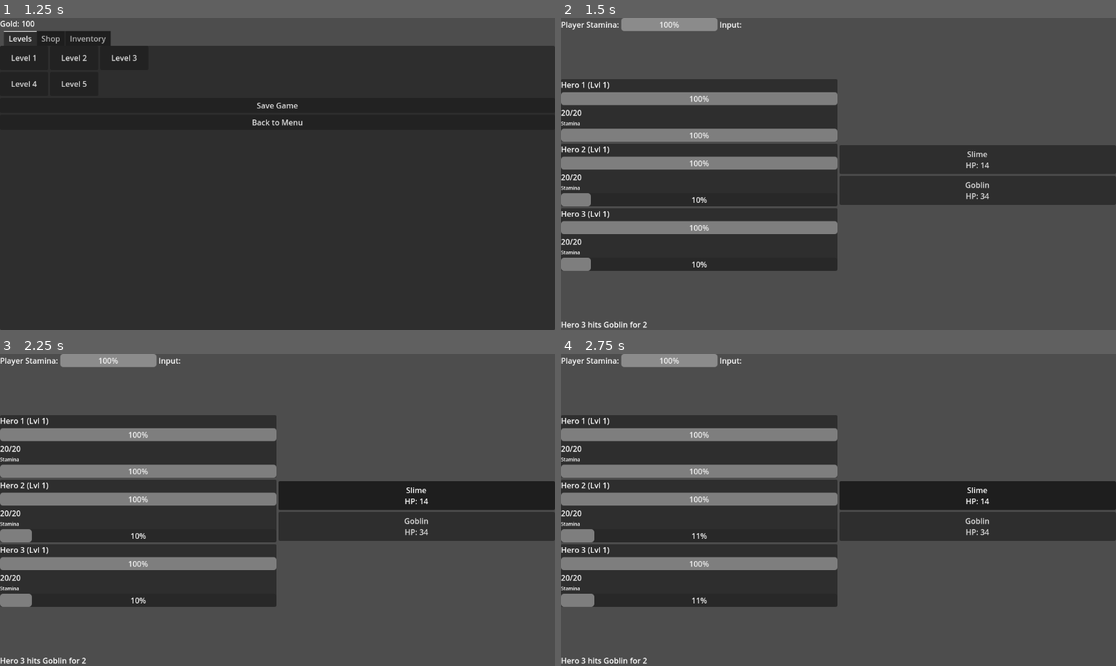
Above: before the commit, frames 1-4 (two rows, left to right).
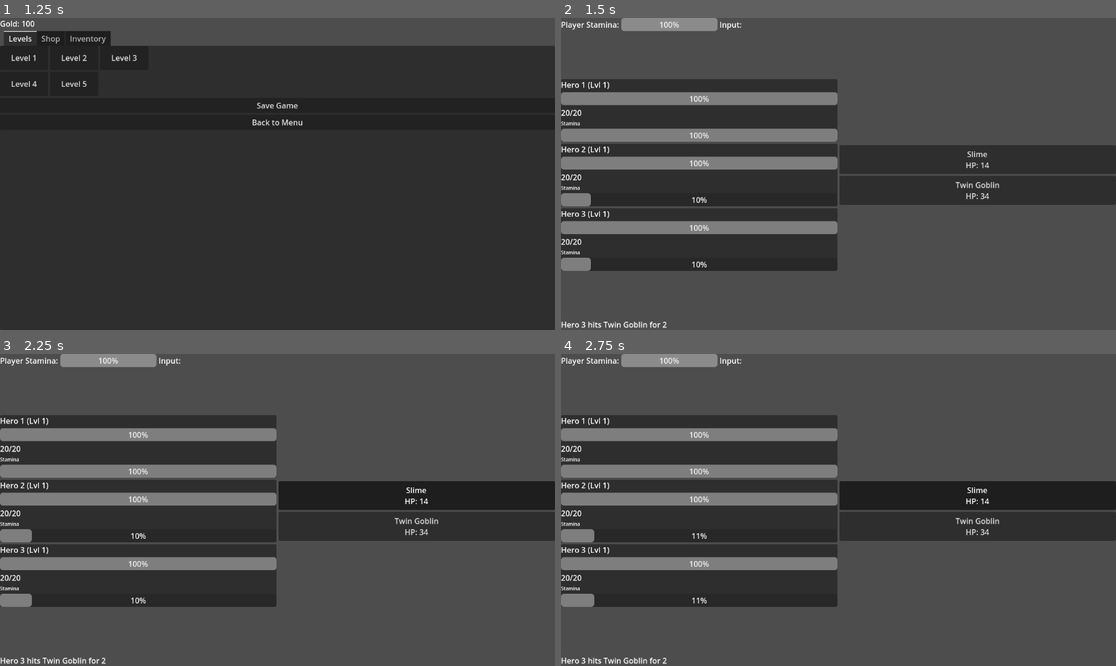
Above: after the commit, the same moments.

Repository: BautistaBravo/ReinosLowScope
Game: Godot game, scene res://scenes/MainMenu.tscn
Two runs of this game, one before a commit and one after it. Both use one fixed random seed, a clock stepped at 60 frames per second and the inputs below.
Inputs:
- Up to frame 1 (1.25 s): click "New Game" at 0.5 s
- Up to frame 2 (1.5 s): click "Level 2" at 1.25 s
- Up to frame 3 (2.25 s): click "Slime HP: 14" at 2 s
- Up to frame 4 (2.75 s): no input

Frame 1 is identical in both runs. In frame 2, 0.2% of the frame differs, in the area x 7-79%, y 52-100%; in frame 3, 0.2%; in frame 4, 0.2%.

Commit message:
Implement 'Twin Attack' enemy AI pattern
- Updated `Combat.gd` to include `twin_attack` AI logic (Random -> Repeat Last Target -> Random).
- Updated `data/enemies.json` to assign `twin_attack` AI to "Twin Goblin".
- Updated `DOCUMENTATION.md` to explain the new AI pattern.

Diff:
--- a/data/enemies.json
+++ b/data/enemies.json
@@ -10,14 +10,14 @@
         "ai_type": "random"
     },
     "goblin": {
-        "name": "Goblin",
+        "name": "Twin Goblin",
         "hp": 40,
         "max_hp": 40,
         "damage": 5,
         "speed": 15.0,
         "xp_reward": 25,
         "gold_reward": 15,
-        "ai_type": "focus_weak"
+        "ai_type": "twin_attack"
     },
     "orc": {
         "name": "Orc",
--- a/scripts/scenes/Combat.gd
+++ b/scripts/scenes/Combat.gd
@@ -292,6 +292,19 @@
 			if GameManager.party[i]["hp"] > highest_hp:
 				highest_hp = GameManager.party[i]["hp"]
 				target_idx = i
+	elif ai_type == "twin_attack":
+		var next_same = enemies_data[enemy_idx].get("twin_next_is_same", false)
+		var last_target = enemies_data[enemy_idx].get("twin_last_target", -1)
+
+		if next_same and last_target != -1 and GameManager.party[last_target]["hp"] > 0:
+			# Target exists and is alive
+			target_idx = last_target
+			enemies_data[enemy_idx]["twin_next_is_same"] = false
+		else:
+			# Random
+			target_idx = alive_indices.pick_random()
+			enemies_data[enemy_idx]["twin_last_target"] = target_idx
+			enemies_data[enemy_idx]["twin_next_is_same"] = true
 	else:
 		target_idx = alive_indices.pick_random()
 
Not shown, changed: DOCUMENTATION.md
